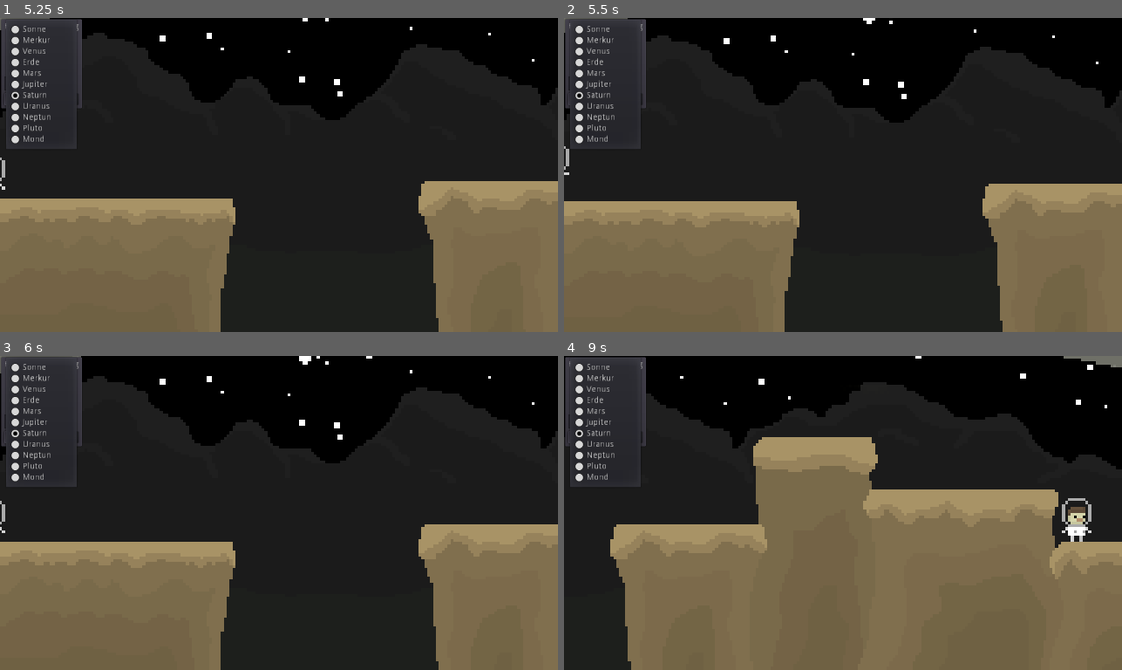
Above: before the commit, frames 1-4 (two rows, left to right).
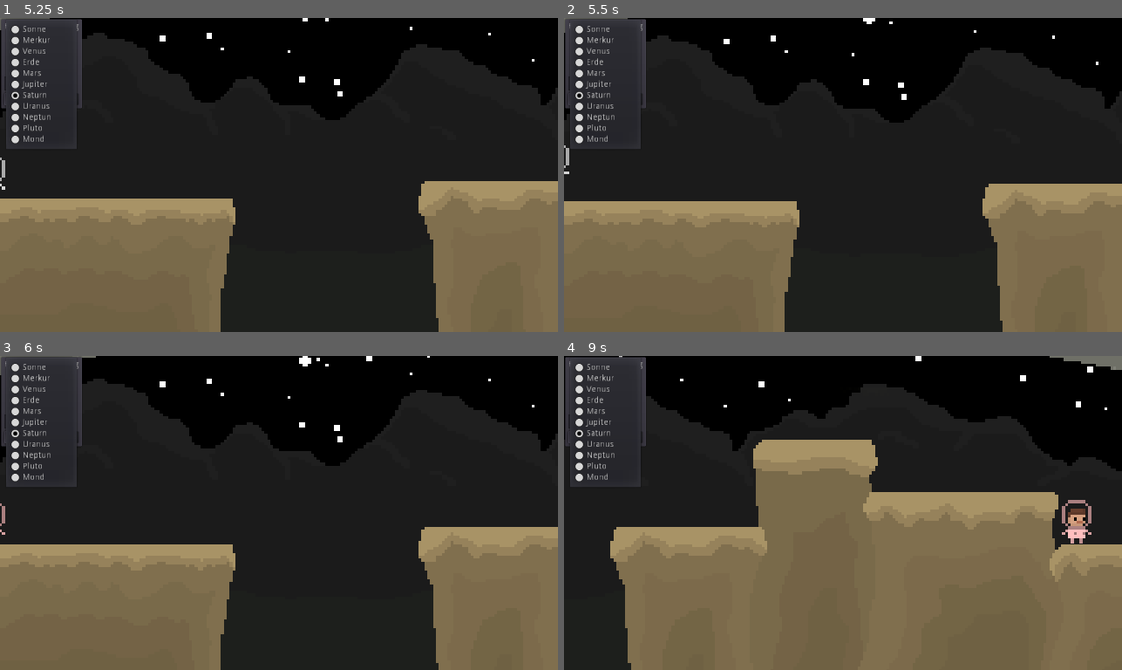
Above: after the commit, the same moments.

Repository: fabambrosi/ProjektApplikationGitHub
Game: Godot game, scene res://Scenes/App.tscn
The game is run twice, just before and just after one commit, with the same random seed, the same clock (stepped at 60 frames per second) and the same inputs. Before the commit the project has no main scene; this scene is started directly in both runs.
Inputs:
- Up to frame 1 (5.25 s): click "Erde" at 0.5 s; click "Erde" at 1.25 s; click "Saturn" at 2 s; click "Saturn" at 2.75 s; click "Saturn" at 3.5 s; tap Enter at 4.25 s; hold A (a) 4.28-5.03 s; tap D (d) at 4.55, 5.1 s
- Up to frame 2 (5.5 s): tap W (w) at 5.3 s
- Up to frame 3 (6 s): hold Shift (Shift, bound only after the commit) from 5.78 s (still down); tap W (w) at 5.85 s
- Up to frame 4 (9 s): release Shift (Shift, bound only after the commit) at 6.53 s; tap Shift (Shift, bound only after the commit) at 6.6 s; tap A (a) at 6.8 s; hold A (a) 7.28-8.03 s; tap D (d) at 7.55, 8.1 s; tap W (w) at 8.3, 8.85 s; hold Shift (Shift, bound only after the commit) from 8.78 s (still down)

Frame 1 is identical in both runs. In frame 2, 0.1% of the frame differs, in the area x 0-100%, y 0-88%; in frame 3, 1.5%; in frame 4, 2.3%, in the area x 0-100%, y 0-98%.

Commit message:
Polished everything

Diff:
--- a/Projekt Applikation/Scenes/Planet.tscn
+++ b/Projekt Applikation/Scenes/Planet.tscn
@@ -112,7 +112,7 @@
 extents = Vector2( 27, 6.5 )
 
 [sub_resource type="RectangleShape2D" id=22]
-extents = Vector2( 20, 19.5 )
+extents = Vector2( 20, 17 )
 
 [sub_resource type="RectangleShape2D" id=23]
 extents = Vector2( 13, 33 )
@@ -120,6 +120,10 @@
 [sub_resource type="CapsuleShape2D" id=19]
 radius = 7.0
 height = 34.0
+
+[sub_resource type="CapsuleShape2D" id=24]
+radius = 6.0
+height = 28.0
 
 [node name="Planet" type="StaticBody2D"]
 script = ExtResource( 1 )
@@ -142,7 +146,7 @@
 shape = SubResource( 21 )
 
 [node name="CollisionShape2D3" type="CollisionShape2D" parent="."]
-position = Vector2( 214, 111.5 )
+position = Vector2( 214, 114 )
 shape = SubResource( 22 )
 
 [node name="CollisionShape2D4" type="CollisionShape2D" parent="."]
@@ -160,3 +164,8 @@
 
 [node name="CollisionPolygon2D2" type="CollisionPolygon2D" parent="."]
 polygon = PoolVector2Array( 79, 136, 76, 168, 76, 174, 74, 180, 74, 192, -16, 192, -16, 136 )
+
+[node name="CollisionShape2D6" type="CollisionShape2D" parent="."]
+position = Vector2( 214, 98 )
+rotation = 1.5708
+shape = SubResource( 24 )
--- a/Projekt Applikation/Scripts/Astronaut.gd
+++ b/Projekt Applikation/Scripts/Astronaut.gd
@@ -10,7 +10,7 @@
 
 
 export var mass = 75 #Kann im UI eingestellt werden
-export var jump_force = 30
+export var jump_force = 32.5
 export var speed = 50
 
 var pixel_per_meter = 10.0
@@ -44,8 +44,8 @@
 
 func check_key_input():
 	if Input.is_action_just_pressed("w") and is_on_floor():
-		velocity.y = -jump_force
-	velocity.x = (int(Input.is_action_pressed("d"))- int(Input.is_action_pressed("a")))*speed
+		velocity.y = -jump_force*(1+(int(Input.is_action_pressed("Shift")))*1.5)
+	velocity.x = (int(Input.is_action_pressed("d"))- int(Input.is_action_pressed("a")))*speed*(1+(int(Input.is_action_pressed("Shift")))*0.5)
 
 
 func reset_position():
@@ -69,3 +69,7 @@
 		animation.scale.x = -1
 	elif velocity.x > 0:
 		animation.scale.x = 1
+	if Input.is_action_pressed("Shift"):
+		modulate = Color(1,0.75,0.75)
+	else:
+		modulate = Color(1,1,1)
--- a/Projekt Applikation/project.godot
+++ b/Projekt Applikation/project.godot
@@ -11,6 +11,7 @@
 [application]
 
 config/name="Planet Jumper"
+run/main_scene="res://Scenes/App.tscn"
 config/icon="res://icon.png"
 
 [display]
@@ -60,6 +61,11 @@
 "events": [ Object(InputEventKey,"resource_local_to_scene":false,"resource_name":"","device":0,"alt":false,"shift":false,"control":false,"meta":false,"command":false,"pressed":false,"scancode":0,"physical_scancode":68,"unicode":0,"echo":false,"script":null)
  ]
 }
+Shift={
+"deadzone": 0.5,
+"events": [ Object(InputEventKey,"resource_local_to_scene":false,"resource_name":"","device":0,"alt":false,"shift":false,"control":false,"meta":false,"command":false,"pressed":false,"scancode":0,"physical_scancode":16777237,"unicode":0,"echo":false,"script":null)
+ ]
+}
 
 [physics]
 
Binary file removed: Projekt Applikation/Astronaut.png
Not shown, removed: Projekt Applikation/Astronaut.png.import
Binary file removed: Projekt Applikation/Erde.png
Not shown, removed: Projekt Applikation/Erde.png.import
Binary file removed: Projekt Applikation/Mond.png
Not shown, removed: Projekt Applikation/Mond.png.import
Not shown: 1 places in Projekt Applikation/Scenes/Planet.tscn that only renumber resources
Binary file removed: Projekt Applikation/mars.png
Not shown, removed: Projekt Applikation/mars.png.import
Binary file removed: Projekt Applikation/neptun.png
Not shown, removed: Projekt Applikation/neptun.png.import
